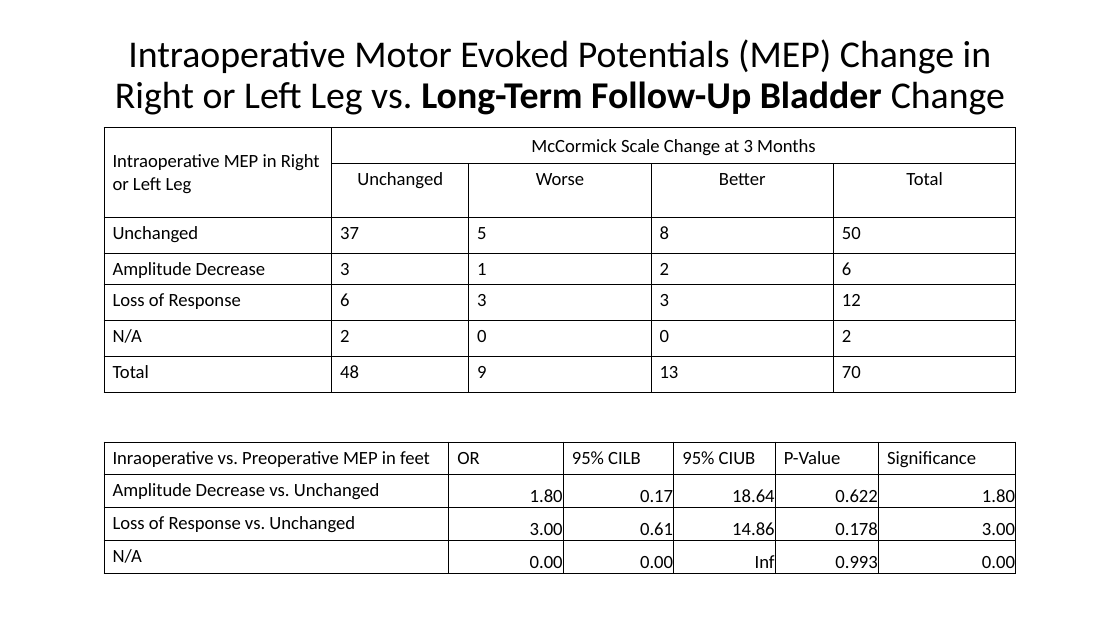
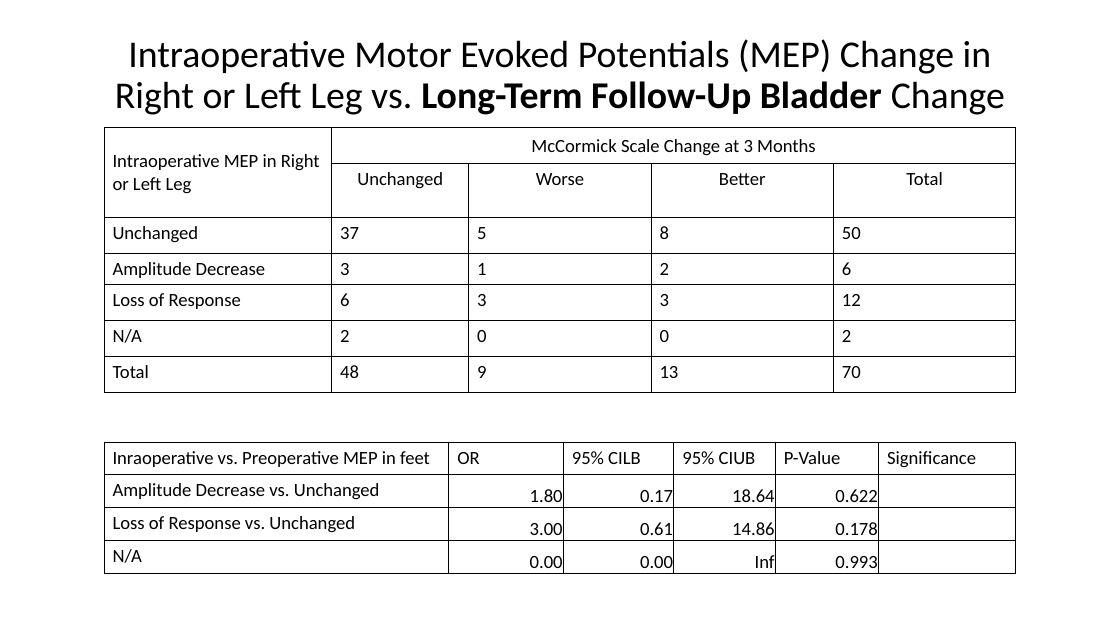
Before and after one commit to sargdavid/gayane_neurophys, a slide deck: slide 20 of output/d_wave_study_v2.pptx. Drawn at 1120x630 pixels with LibreOffice and Linux fonts; fonts in the diff are those of the drawing. Boxes give left, top, right and bottom in pixels: in the first picture for what was removed or moved away, otherwise in the second. Text is boxed around its words. In the diff, an @@ line names an element or a change of style, - is before the commit and + after.

```diff
--- a/output/d_wave_study_v2.pptx
+++ b/output/d_wave_study_v2.pptx
@@ table at (x1=104, y1=442, x2=1016, y2=578) @@
-row 2, column 6: 1.80
+row 2, column 6: 
-row 3, column 6: 3.00
+row 3, column 6: 
-row 4, column 6: 0.00
+row 4, column 6: 
```
Also in this commit, not shown: 9 other slides changed, 19 other files.
